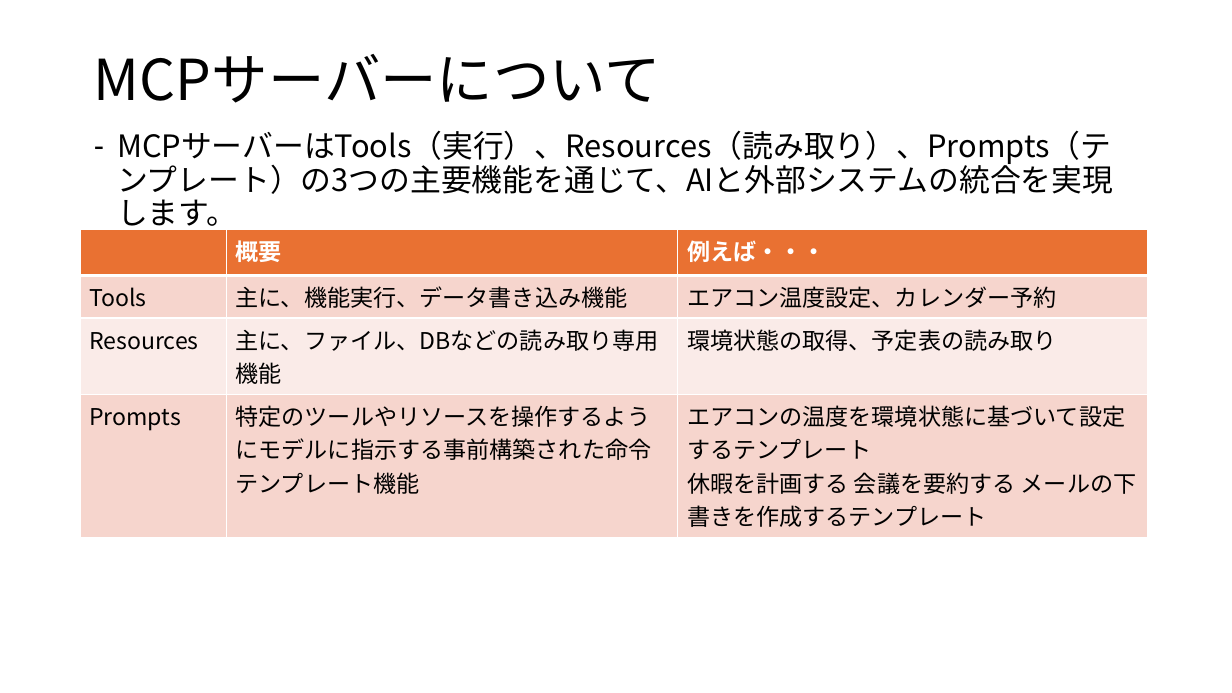
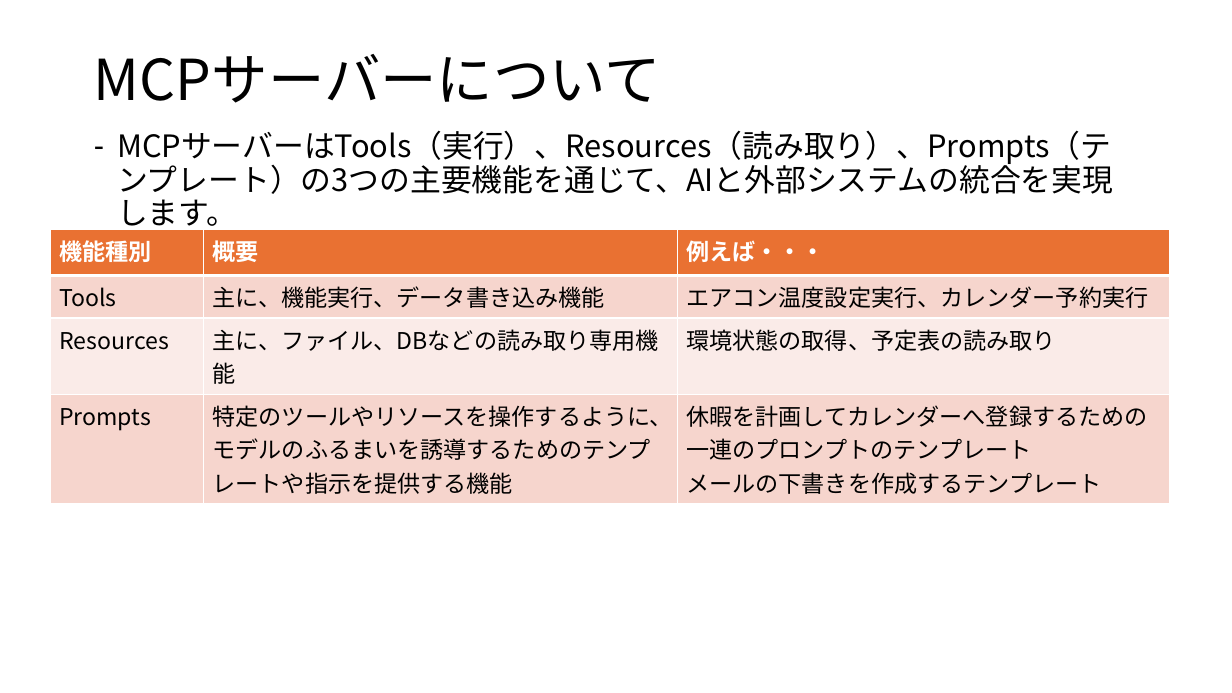
Before and after one commit to koga-miko/misc, a slide deck: slide 8 of raspberry-pi-report/MCPについて.pptx. Drawn at 1232x693 pixels with LibreOffice and Linux fonts; fonts in the diff are those of the drawing. Boxes give left, top, right and bottom in pixels: in the first picture for what was removed or moved away, otherwise in the second. Text is boxed around its words. In the diff, an @@ line names an element or a change of style, - is before the commit and + after.

Commit message:
modify the pptx file for MCP

```diff
--- a/raspberry-pi-report/MCPについて.pptx
+++ b/raspberry-pi-report/MCPについて.pptx
@@ table at [50,229,1170,498] @@
-row 1, column 1: 
+row 1, column 1: 機能種別
-row 2, column 3: エアコン温度設定、カレンダー予約
+row 2, column 3: エアコン温度設定実行、カレンダー予約実行
-row 4, column 2: 特定のツールやリソースを操作するようにモデルに指示する事前構築された命令テンプレート機能
+row 4, column 2: 特定のツールやリソースを操作するように、モデルのふるまいを誘導するためのテンプレートや指示を提供する機能
-row 4, column 3: エアコンの温度を環境状態に基づいて設定するテンプレート / 休暇を計画する 会議を要約する メールの下書きを作成するテンプレート
+row 4, column 3: 休暇を計画してカレンダーへ登録するための一連のプロンプトのテンプレート / メールの下書きを作成するテンプレート
@@ table: place and size @@
-table at [80,229,1148,531]
+table at [50,229,1170,498]
```
Also in this commit, not shown: 7 other slides changed, 4 slides added.
